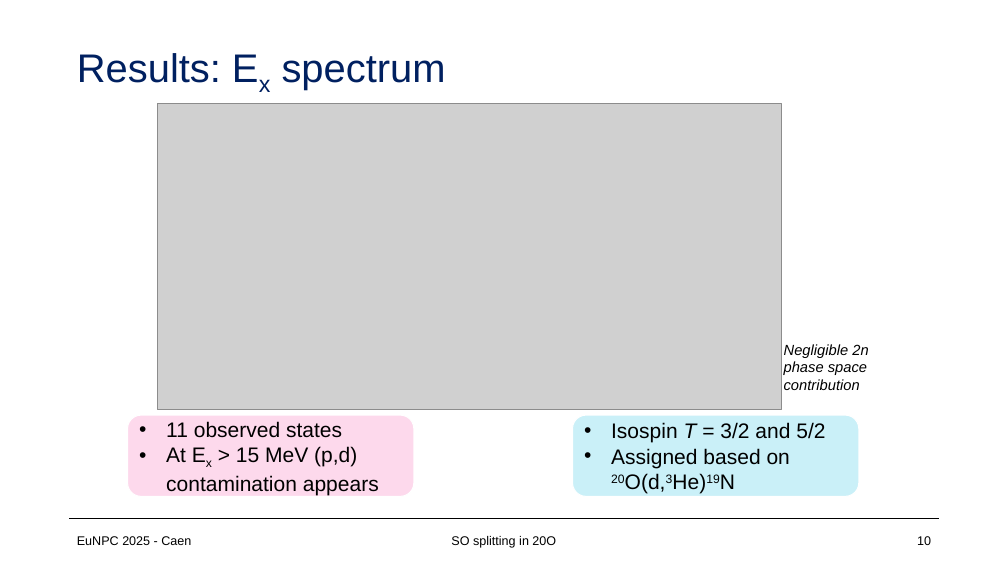
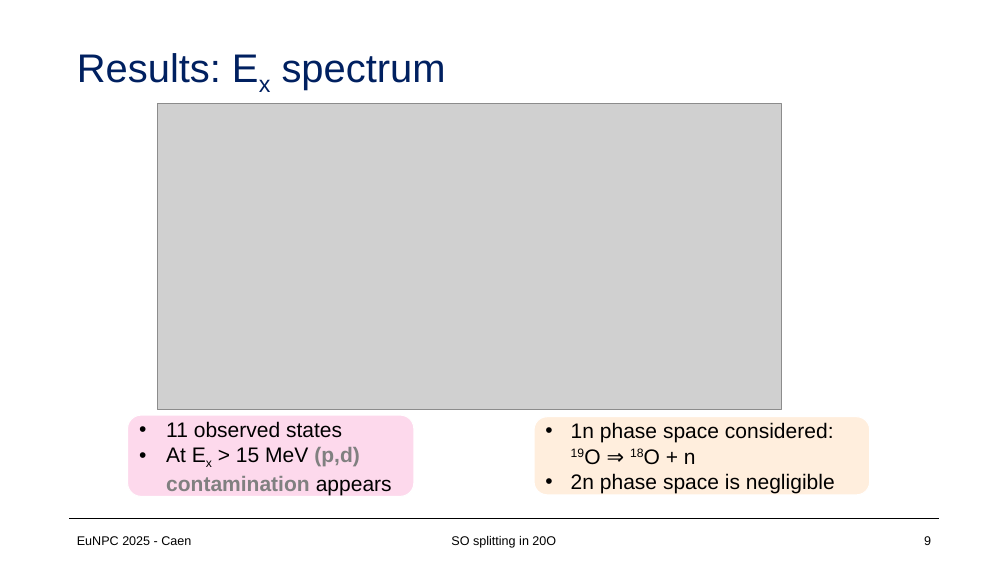
Before and after one commit to loopset/Docs, a slide deck: slide 9 of EuNPC/eunpc.pptx (slide 10 before the commit). Drawn at 1008x567 pixels with LibreOffice and Linux fonts; fonts in the diff are those of the drawing; grey boxes stand for pictures. Boxes give left, top, right and bottom in pixels: in the first picture for what was removed or moved away, otherwise in the second. Text is boxed around its words. In the diff, an @@ line names an element or a change of style, - is before the commit and + after.

```diff
--- a/EuNPC/eunpc.pptx
+++ b/EuNPC/eunpc.pptx
@@ text removed at (x1=784, y1=344, x2=868, y2=390) @@
-Negligible 2n phase space contribution
@@ rounded rectangle added at (x1=534, y1=417, x2=870, y2=495), fill #FFEEDD, outline #FFFFFF 1 pt, 20 pt, text #000000 @@
+• 1n phase space considered: 19O ⇒ 18O + n
+• 2n phase space is negligible
@@ rounded rectangle removed at (x1=572, y1=415, x2=859, y2=497) @@
-• Isospin T = 3/2 and 5/2
-• Assigned based on 20O(d,3He)19N
@@ text in rounded rectangle at (x1=166, y1=447, x2=392, y2=495): text colour #000000 to #808080, bold on in "(p,d) contamination" @@
@@ page number at (x1=924, y1=536, x2=931, y2=545): text changed @@
-10
+9
```
Also in this commit, not shown: 10 other slides changed, 3 slides added, 2 slides removed, 7 other files.
